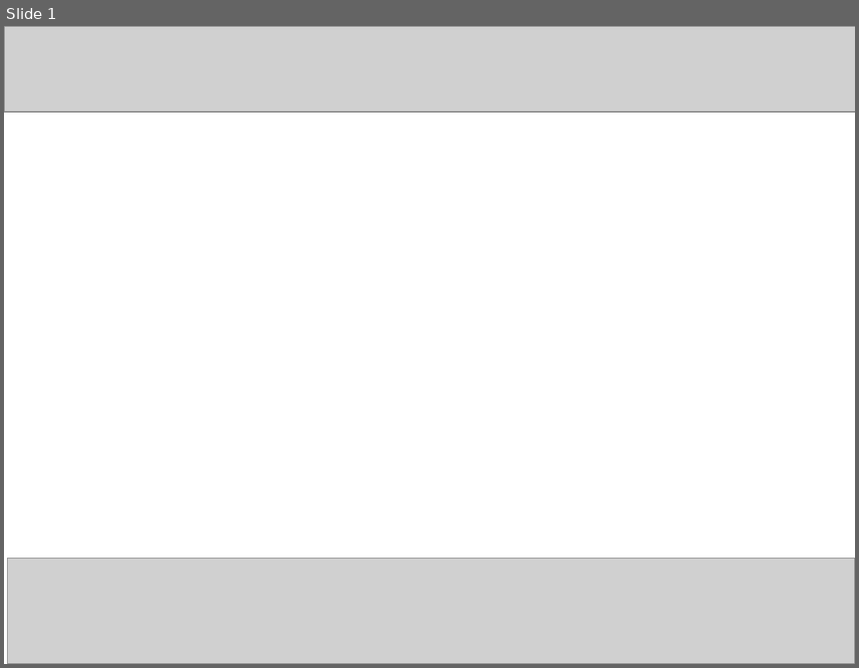
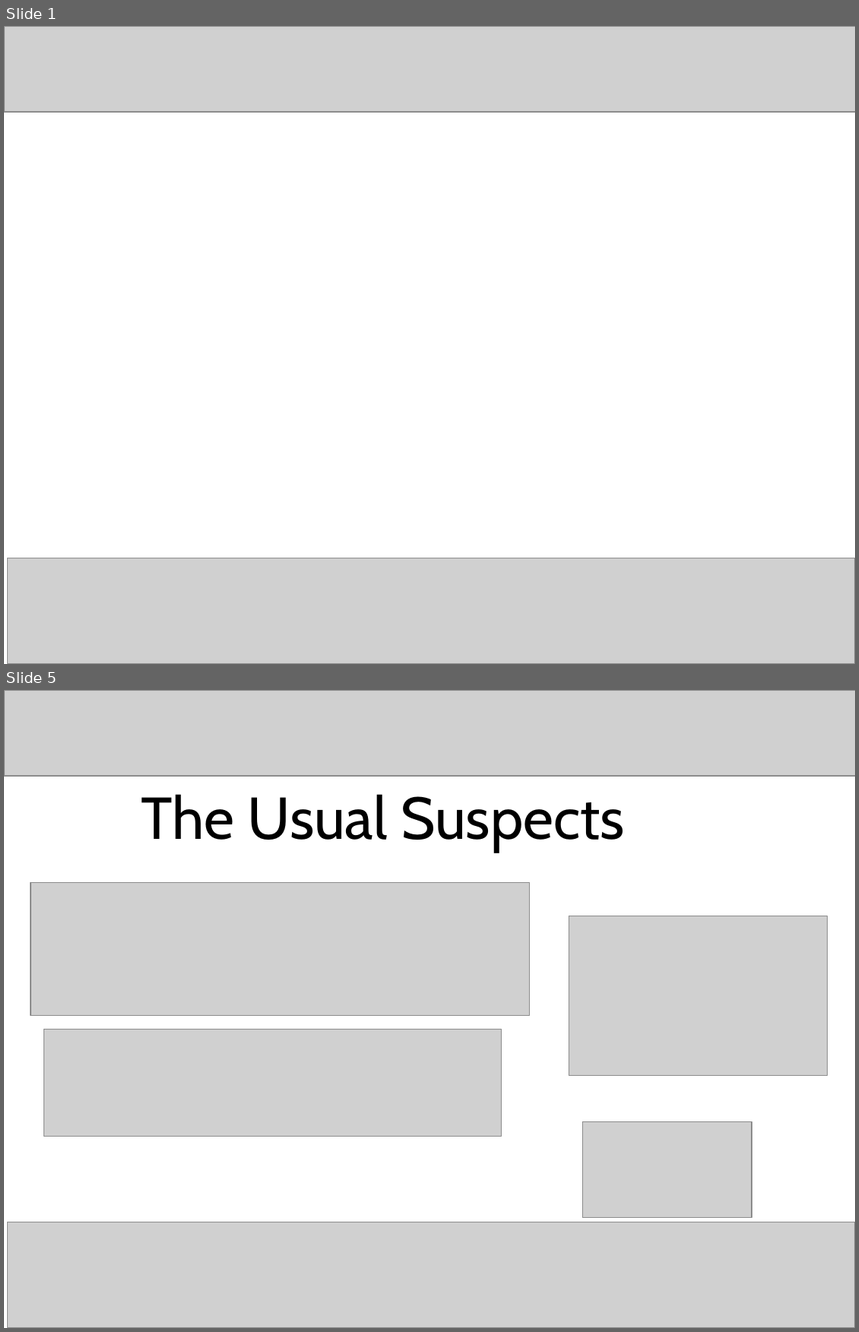
Before and after one commit to craignicol/scotaltdotnet, a slide deck: seattle/HORN Pres - Idea 2.ppt. Shown one above the other, each under a label of ours: slide 1 before the commit, slides 1 and 5 after it; the slides between them are not shown. The pictures are 859x668 and 859x1332 pixels, drawn with LibreOffice and Linux fonts; fonts in the diff are those of the drawing; grey boxes stand for pictures. Boxes give left, top, right and bottom in pixels: in the first picture for what was removed or moved away, otherwise in the second. Text is boxed around its words. In the diff, an @@ line names an element or a change of style, - is before the commit and + after.

Commit message:
Presentation update

```diff
--- a/seattle/HORN Pres - Idea 2.ppt
+++ b/seattle/HORN Pres - Idea 2.ppt
@@ slide 5 added at [4,690,855,1328], background #FFFFFF @@
@@ picture added at [4,690,855,776] @@
@@ text added at [141,794,625,853], 50 pt, text #000000 @@
+The Usual Suspects
@@ picture added at [31,883,529,1016] @@
@@ picture added at [569,916,827,1075] @@
@@ picture added at [44,1029,501,1136] @@
@@ picture added at [583,1122,752,1219] @@
@@ picture added at [7,1223,855,1328] @@
```
Also in this commit, not shown: 4 other slides added.
